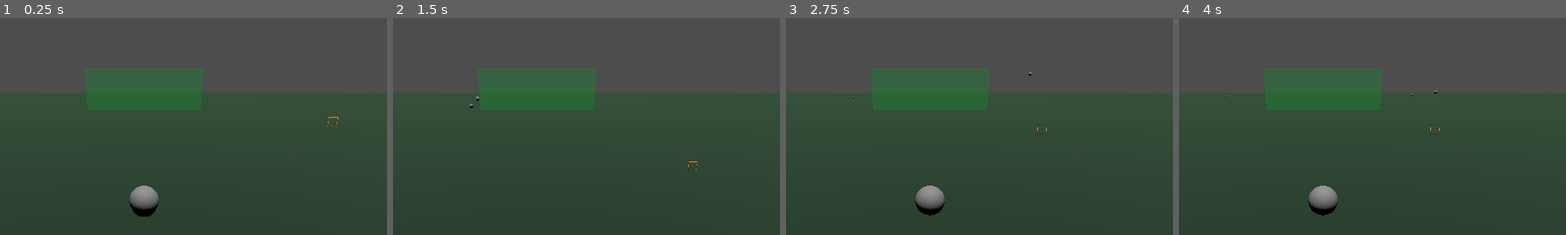
Above: before the commit, frames 1-4 (left to right).
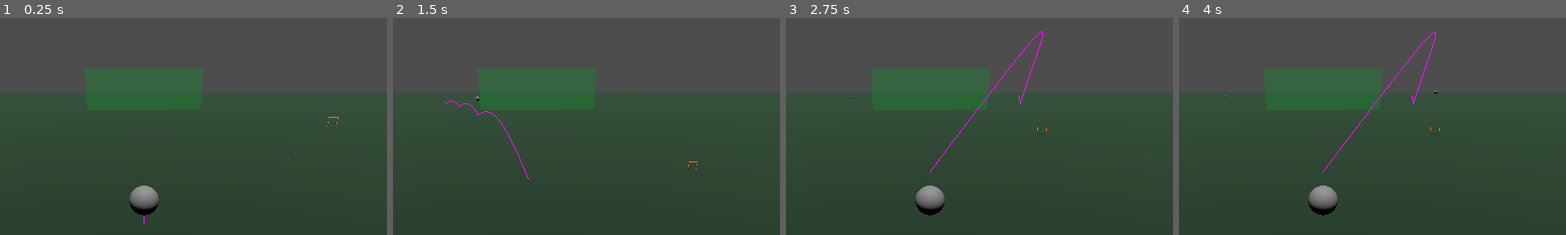
Above: after the commit, the same moments.

Repository: marty1912/freekick1928
Game: Godot game, scene res://Scenes/Pitch.tscn
Same seed, same stepped clock (60 frames per second), same inputs: the game is played once before the commit and once after it.
Inputs (mouse positions are % of the whole screen's width and height, from its top left):
- Up to frame 1 (0.25 s): no input
- Up to frame 2 (1.5 s): tap Enter at 0.5 s; move the mouse to (72, 45) at 0.52 s; tap Space at 0.77, 1.25 s; move the mouse to (30, 55) at 1.27 s
- Up to frame 3 (2.75 s): tap Space at 1.52 s; move the mouse to (60, 28) at 2.02 s
- Up to frame 4 (4 s): move the mouse to (45, 70) at 2.77 s; tap Space at 3.02, 3.77 s; move the mouse to (80, 65) at 3.52 s
The pictures show only the part of the screen within x 31-81%, y 9-59%; the shares and areas given below are measured in that part.

The runs differ from the first frame. In frame 1, less than 0.1% of the frame differs, in the area x 34-41%, y 88-96%; in frame 2, 0.1%; in frame 3, 0.3%, in the area x 37-67%, y 6-72%; in frame 4, 0.3%.

Commit message:
added line preview for shot.

Diff:
--- /dev/null
+++ b/Scenes/CustomLineDraw.gd
@@ -0,0 +1,45 @@
+@tool
+extends Node3D
+# TODO: thicker lines like this https://mattdesl.svbtle.com/drawing-lines-is-hard
+
+var my_line = null
+@export var path3D:Path3D
+@export var my_material : Material
+func line(positions: Array[Vector3], color = Color.WHITE_SMOKE):
+	var mesh_instance := MeshInstance3D.new()
+	var immediate_mesh := ImmediateMesh.new()
+	var material :Material= ORMMaterial3D.new()
+	if(my_material != null):
+		material = my_material
+
+	mesh_instance.mesh = immediate_mesh
+	mesh_instance.cast_shadow = GeometryInstance3D.SHADOW_CASTING_SETTING_OFF
+
+	immediate_mesh.surface_begin(Mesh.PRIMITIVE_LINES, material)
+	for i in range(0,len(positions)-1):
+		immediate_mesh.surface_add_vertex(positions[i])
+		immediate_mesh.surface_add_vertex(positions[i+1])
+	immediate_mesh.surface_end()
+
+	material.shading_mode = BaseMaterial3D.SHADING_MODE_UNSHADED
+	#material.albedo_color = color
+
+	if(my_line != null):
+		my_line.queue_free()
+	my_line = mesh_instance
+	add_child(my_line)
+
+
+# Called when the node enters the scene tree for the first time.
+func _ready() -> void:
+	pass # Replace with function body.
+
+
+# Called every frame. 'delta' is the elapsed time since the previous frame.
+func _process(delta: float) -> void:
+	var my_points:Array[Vector3] = []
+	if(path3D.curve.point_count > 0):
+		for i in range(0,path3D.curve.point_count):
+			my_points.append(path3D.curve.get_point_position(i))
+		line(my_points)
+	pass
--- a/Scenes/Pitch.tscn
+++ b/Scenes/Pitch.tscn
@@ -7,6 +7,7 @@
 [ext_resource type="Script" path="res://Scenes/PathFollow_ball.gd" id="4_x0a8h"]
 [ext_resource type="Texture2D" uid="uid://cmdxnicg3cpno" path="res://Sprites/ShotGUI/OutlineEffet.png" id="5_l60s2"]
 [ext_resource type="Texture2D" uid="uid://bl034ukpwbfox" path="res://Sprites/ShotGUI/aimCenter_effet.png" id="5_pf73m"]
+[ext_resource type="Script" path="res://Scenes/CustomLineDraw.gd" id="6_athyn"]
 
 [sub_resource type="BoxShape3D" id="BoxShape3D_uutfu"]
 size = Vector3(7.4, 2.44, 2)
@@ -24,6 +25,7 @@
 
 [sub_resource type="StandardMaterial3D" id="StandardMaterial3D_5jtt6"]
 albedo_color = Color(0.109804, 0.215686, 0.133333, 1)
+grow = true
 
 [sub_resource type="Gradient" id="Gradient_otk80"]
 colors = PackedColorArray(1, 1, 1, 1, 1, 1, 1, 1)
@@ -39,14 +41,20 @@
 
 [sub_resource type="Curve3D" id="Curve3D_me3c6"]
 _data = {
-"points": PackedVector3Array(0, 0, 0, 0, 0, 0, 0, 0, 0, 0, 0, 0, 0, 0, 0, 0, 2, 0),
-"tilts": PackedFloat32Array(0, 0)
+"points": PackedVector3Array(0, 0, 0, 0, 0, 0, 0, 0, 0, 0, 0, 0, 0, 0, 0, 0, 2, 0, 0, 0, 0, 0, 0, 0, -0.746984, 1.32232, 0.692562, 0, 0, 0, 0, 0, 0, -1.12523, 1.76839, 1.86579, 0, 0, 0, 0, 0, 0, -1.78113, 1.93895, 3.27183, 0, 0, 0, 0, 0, 0, -2.74618, 0.600735, 3.68434, 0, 0, 0, 0, 0, 0, -3.20852, 0.312101, 4.24932),
+"tilts": PackedFloat32Array(0, 0, 0, 0, 0, 0, 0)
 }
-point_count = 2
+point_count = 7
 
 [sub_resource type="SphereMesh" id="SphereMesh_wjux8"]
 radius = 0.1
 height = 0.2
+
+[sub_resource type="ORMMaterial3D" id="ORMMaterial3D_6b61p"]
+albedo_color = Color(1, 0.0509804, 1, 1)
+emission_enabled = true
+emission = Color(0.752941, 0, 1, 1)
+emission_energy_multiplier = 4.03
 
 [node name="Node3D" type="Node3D"]
 
@@ -150,17 +158,27 @@
 
 [node name="PathFollow3D" type="PathFollow3D" parent="Node3D/BallLauncher/Path3D"]
 transform = Transform3D(-4.37114e-08, 1, -4.37114e-08, 0, -4.37114e-08, -1, -1, -4.37114e-08, 1.91069e-15, 0, 0, 0)
+visible = false
 script = ExtResource("4_x0a8h")
+duration = 0.5
 
 [node name="MeshInstance3D" type="MeshInstance3D" parent="Node3D/BallLauncher/Path3D/PathFollow3D"]
 mesh = SubResource("SphereMesh_wjux8")
 
 [node name="PathFollow3D2" type="PathFollow3D" parent="Node3D/BallLauncher/Path3D"]
 transform = Transform3D(-4.37114e-08, 1, -4.37114e-08, 0, -4.37114e-08, -1, -1, -4.37114e-08, 1.91069e-15, 0, 0, 0)
+visible = false
 script = ExtResource("4_x0a8h")
+duration = 0.5
+offset = 0.5
 
 [node name="MeshInstance3D" type="MeshInstance3D" parent="Node3D/BallLauncher/Path3D/PathFollow3D2"]
 mesh = SubResource("SphereMesh_wjux8")
+
+[node name="CustomLineDraw" type="Node3D" parent="Node3D/BallLauncher/Path3D" node_paths=PackedStringArray("path3D")]
+script = ExtResource("6_athyn")
+path3D = NodePath("..")
+my_material = SubResource("ORMMaterial3D_6b61p")
 
 [node name="Camera3D" type="Camera3D" parent="Node3D"]
 transform = Transform3D(-1, 0, -8.74228e-08, -2.99806e-08, 0.939358, 0.342938, 8.21213e-08, 0.342938, -0.939358, 0, 1.05975, 4.67625)
--- /dev/null
+++ b/Scenes/SetLineCurve.gd
@@ -0,0 +1,15 @@
+extends Path3D
+
+@onready var glow: Path3D = $glow
+
+# Called when the node enters the scene tree for the first time.
+func _ready() -> void:
+	pass # Replace with function body.
+
+
+# Called every frame. 'delta' is the elapsed time since the previous frame.
+func _process(delta: float) -> void:
+	glow.curve.clear_points()
+	for i in range(0,curve.point_count/5,1):
+		glow.curve.add_point(curve.get_point_position(i))
+	pass
Not shown: 1 places in Scenes/Pitch.tscn that only renumber resources
Binary file added: addons/godot-polyliner/HDR_L_0.png
Not shown, added: addons/godot-polyliner/HDR_L_0.png.import
Not shown, added: addons/godot-polyliner/LDR_RGBA_0.png.import
Not shown, added: addons/godot-polyliner/Line3D/Line3D.gd
Not shown, added: addons/godot-polyliner/Line3D/LinePath3D.gd
Binary file added: addons/godot-polyliner/Line3D/icon.png
Not shown, added: addons/godot-polyliner/Line3D/icon.png.import
Not shown, added: addons/godot-polyliner/Line3D/shaders/line_glowround.tres
Not shown, added: addons/godot-polyliner/Line3D/shaders/line_pbr.tres
Not shown, added: addons/godot-polyliner/LineGen3D/ImmediateSurface.gd
Not shown, added: addons/godot-polyliner/LineGen3D/LineGen3D.gd
(and 46 more such lines)
